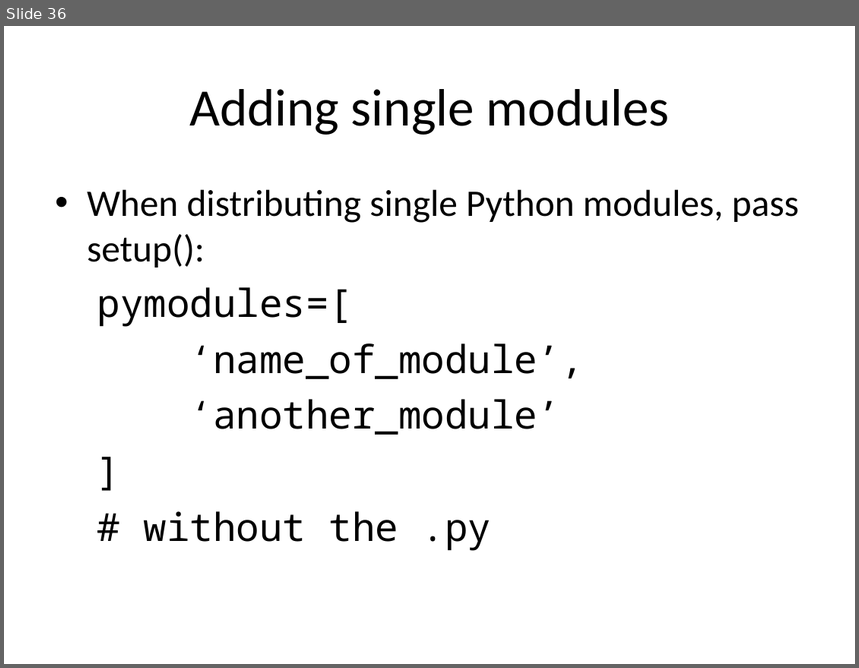
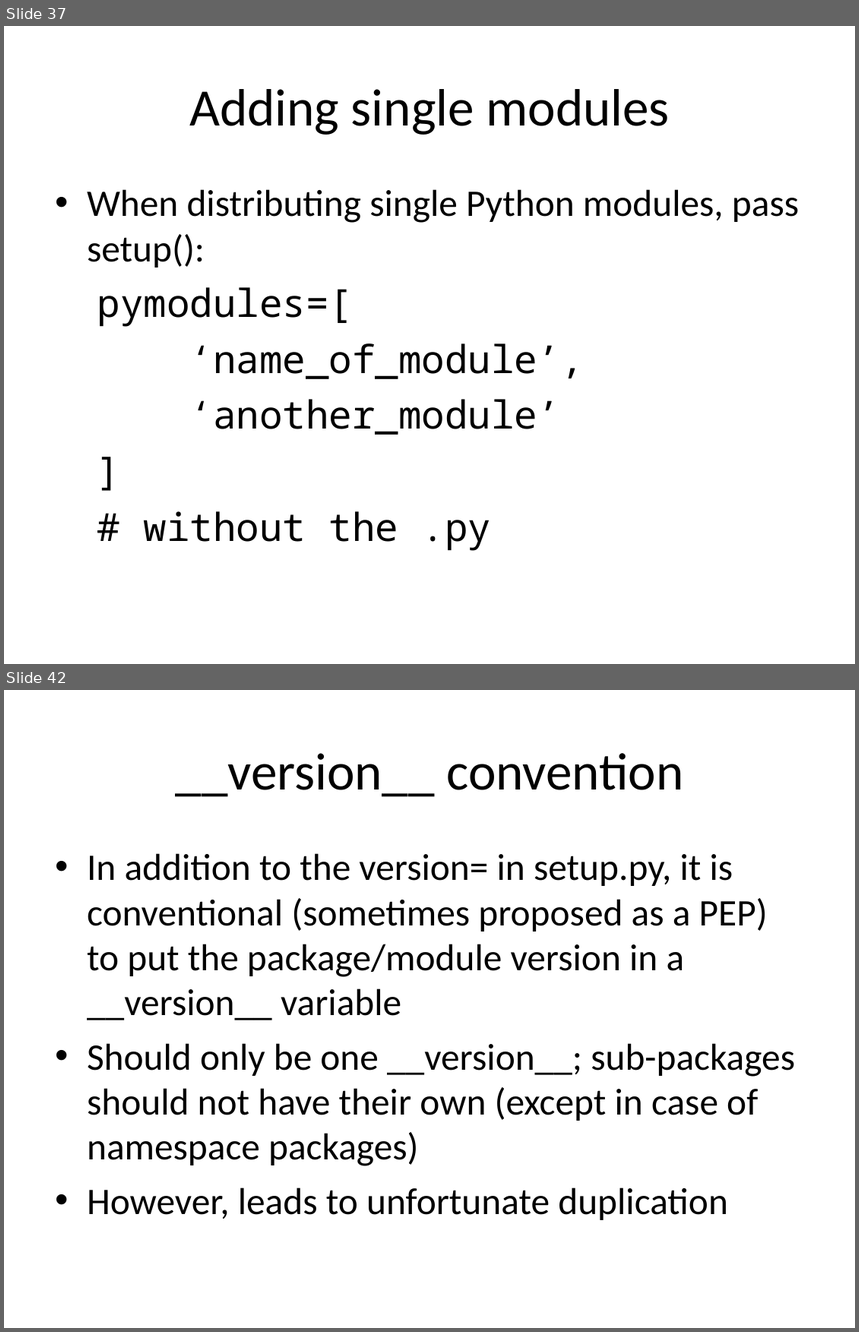
Before and after one commit to embray/pyastro-packaging-tutorial, a slide deck: packaging.ppt. Shown one above the other, each under a label of ours: slide 36 before the commit, slides 37 and 42 after it; the slides between them are not shown. The pictures are 859x668 and 859x1332 pixels, drawn with LibreOffice and Linux fonts; fonts in the diff are those of the drawing. Boxes give left, top, right and bottom in pixels: in the first picture for what was removed or moved away, otherwise in the second. Text is boxed around its words. In the diff, an @@ line names an element or a change of style, - is before the commit and + after.

```diff
--- a/packaging.ppt
+++ b/packaging.ppt
@@ slide 42 added at (4, 690, 855, 1328), background #FFFFFF @@
@@ title added at (176, 753, 683, 797), 49 pt, text #000000 @@
+__version__ convention
@@ text added at (87, 853, 795, 1220), 35 pt, text #000000 @@
+• In addition to the version= in setup.py, it is conventional (sometimes proposed as a PEP) to put the package/module version in a __version__ variable
+• Should only be one __version__; sub-packages should not have their own (except in case of namespace packages)
+• However, leads to unfortunate duplication
@@ what was slide 36 is now slide 37 @@
```
Also in this commit, not shown: 1 slide changed, 25 other slides added.
